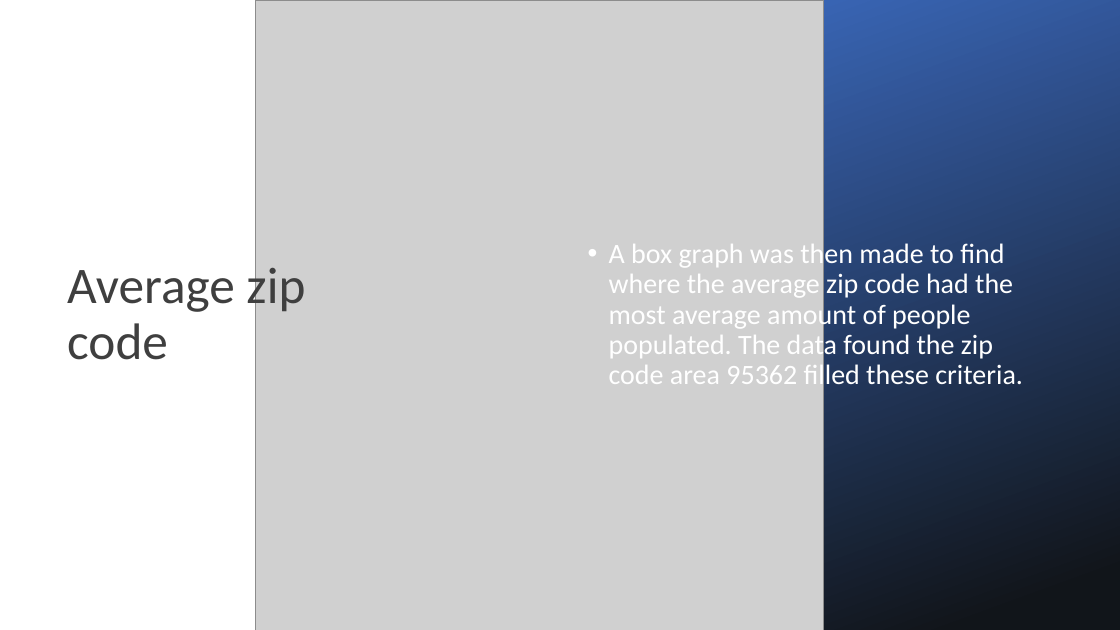
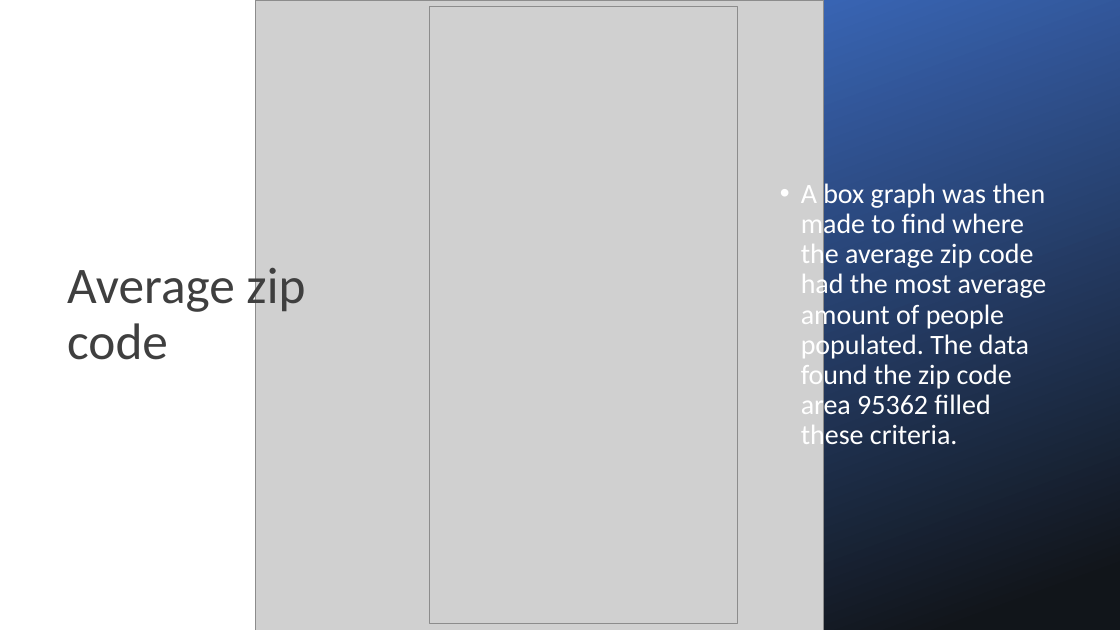
Before and after one commit to scavazos4/Project_One, a slide deck: slide 5 of presentEd.pptx. Drawn at 1120x630 pixels with LibreOffice and Linux fonts; fonts in the diff are those of the drawing; grey boxes stand for pictures. Boxes give left, top, right and bottom in pixels: in the first picture for what was removed or moved away, otherwise in the second. Text is boxed around its words. In the diff, an @@ line names an element or a change of style, - is before the commit and + after.

```diff
--- a/presentEd.pptx
+++ b/presentEd.pptx
@@ picture added at (430,6,738,624) @@
@@ text "A box graph was then ..." rewrapped from (609,240,1023,391) to (801,179,1047,451) @@
```
Also in this commit, not shown: 4 other slides changed.
